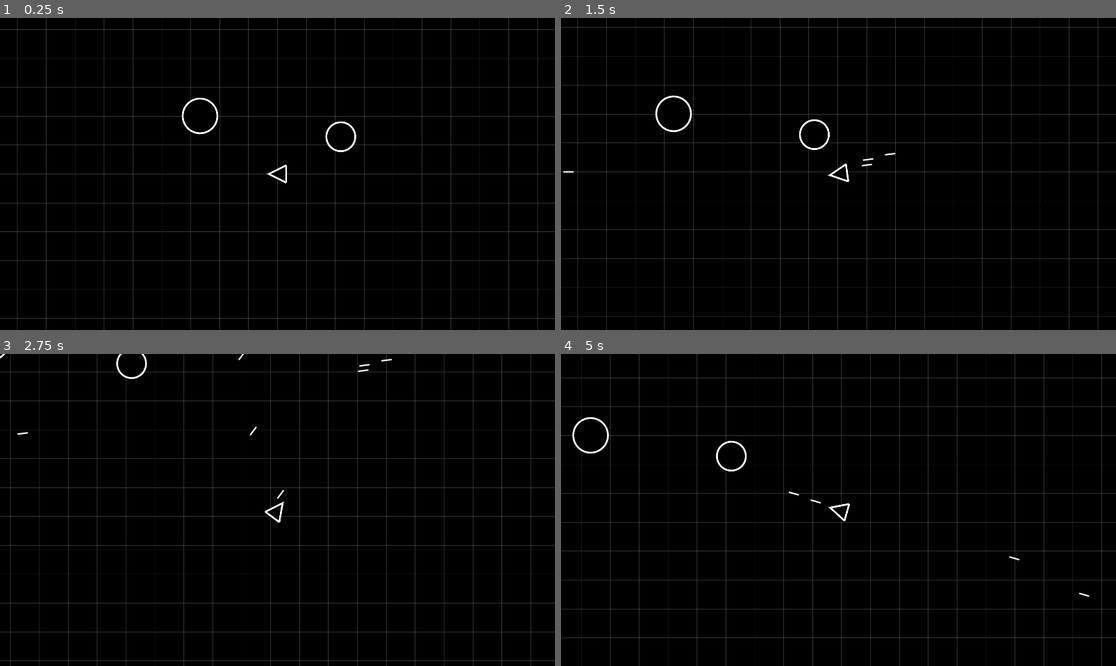
Above: before the commit, frames 1-4 (two rows, left to right).
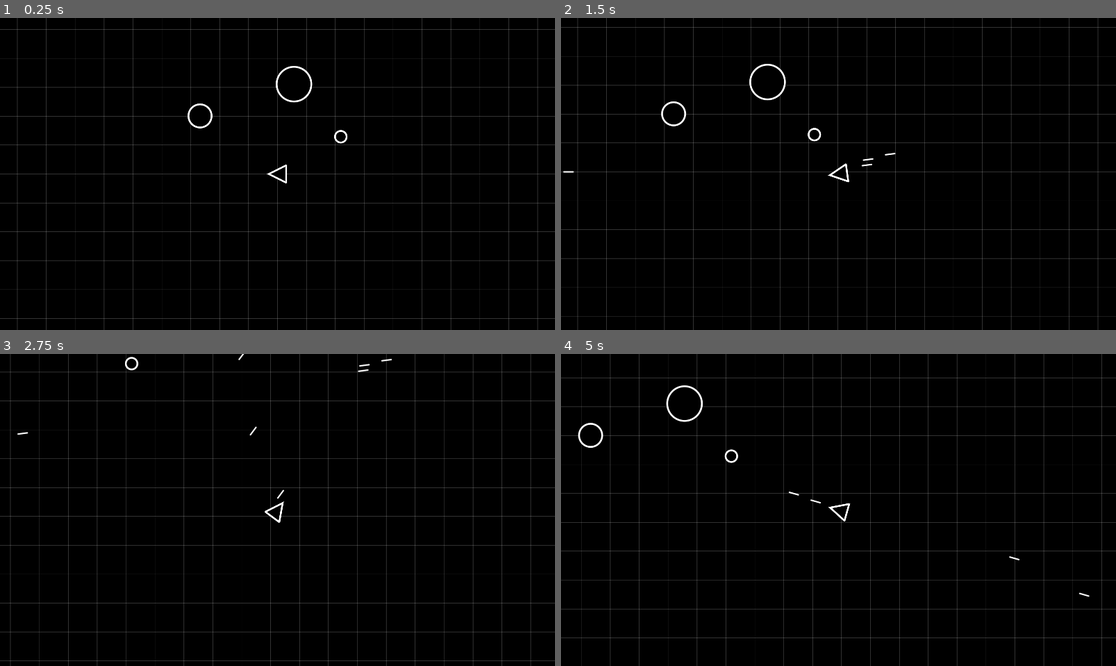
Above: after the commit, the same moments.

Repository: bleov/asteroids
Game: Godot game, scene res://Scenes/Game.tscn
Two runs of this game, one before a commit and one after it. Both use one fixed random seed, a clock stepped at 60 frames per second and the inputs below.
Inputs (mouse positions are in pixels of both pictures, inside the frame that each line leads up to):
- Up to frame 1 (0.25 s): no input
- Up to frame 2 (1.5 s): move the mouse to (960, 158) at 0.52 s; hold D (move_right) 0.53-1.28 s; hold Ctrl (fast) 0.53-1.28 s; move the mouse to (727, 189) at 1.27 s; hold S (move_down) from 1.28 s (still down); tap Shift (slow) at 1.35 s
- Up to frame 3 (2.75 s): move the mouse to (333, 441) at 2.02 s; release S (move_down) at 2.03 s; hold D (move_right) from 2.03 s (still down); hold Ctrl (fast) from 2.03 s (still down)
- Up to frame 4 (5 s): move the mouse to (810, 572) at 2.77 s; release D (move_right) at 2.78 s; release Ctrl (fast) at 2.78 s; hold W (move_up) 2.78-3.53 s; tap Shift (slow) at 2.85, 4.35 s; move the mouse to (1005, 556) at 3.52 s; hold Ctrl (fast) 3.53-4.28 s; hold A (move_left) from 3.53 s (still down); move the mouse to (672, 463) at 4.27 s

The runs differ from the first frame. In frame 1, 0.6% of the frame differs, in the area x 32-65%, y 15-54%; in frame 2, 0.6%; in frame 3, 0.2%; in frame 4, 0.6%, in the area x 2-53%, y 10-54%.

Commit message:
wip: enemy damage

Diff:
--- a/Scenes/Enemy.tscn
+++ b/Scenes/Enemy.tscn
@@ -5,8 +5,12 @@
 
 [node name="Enemy" type="Area2D" unique_id=408429015]
 script = ExtResource("1_m1htj")
+level = null
+health = null
 
 [node name="Draw" type="Node2D" parent="." unique_id=432656438]
 script = ExtResource("2_wovta")
 
 [node name="CollisionShape2D" type="CollisionShape2D" parent="." unique_id=691920890]
+
+[connection signal="area_entered" from="." to="." method="_on_area_entered"]
--- a/Scenes/Game.tscn
+++ b/Scenes/Game.tscn
@@ -31,7 +31,15 @@
 
 [node name="Enemy" parent="." unique_id=408429015 instance=ExtResource("4_kldst")]
 position = Vector2(219, -129)
+level = 1
+health = -1
 
 [node name="Enemy2" parent="." unique_id=1200176905 instance=ExtResource("4_kldst")]
 position = Vector2(-268, -201)
-size = 60
+level = 2
+health = -1
+
+[node name="Enemy3" parent="." unique_id=1620443575 instance=ExtResource("4_kldst")]
+position = Vector2(57, -311)
+level = 3
+health = -1
--- a/Scenes/Player.tscn
+++ b/Scenes/Player.tscn
@@ -12,6 +12,7 @@
 script = ExtResource("2_kyqiw")
 
 [node name="CollisionPolygon2D" type="CollisionPolygon2D" parent="." unique_id=1064097303]
+rotation = 3.1415927
 polygon = PackedVector2Array(0, -32, 31, 30, -31, 30)
 
 [node name="FireTimer" type="Timer" parent="." unique_id=1253680283]
--- a/Scripts/bounds.gd
+++ b/Scripts/bounds.gd
@@ -5,8 +5,8 @@
 
 @onready var rect = get_rect();
 
-func is_inside_bounds(position: Vector2):
-	return rect.has_point(position);
+func is_inside_bounds(pos: Vector2):
+	return rect.has_point(pos);
 
 func _draw():
 	for x in range(0, size.x, BOX_SIZE):
--- a/Scripts/bullet.gd
+++ b/Scripts/bullet.gd
@@ -2,6 +2,7 @@
 
 @onready var Bounds = get_parent().get_parent().get_node("Bounds");
 
+@export var type = "bullet";
 @export var velocity = Vector2.ZERO;
 var move_speed = 500;
 
--- a/Scripts/enemy.gd
+++ b/Scripts/enemy.gd
@@ -2,9 +2,25 @@
 
 @onready var collision = $CollisionShape2D;
 
-@export var size = 50;
+const BASE_SCALE = 20;
+const SCALE_FACTOR = 20;
+const BASE_HEALTH = 1;
+const HEALTH_SCALE_FACTOR = 5;
+
+@export var level = 1;
+@export var health = -1;
 
 func _ready():
+	var size = BASE_SCALE + ((level - 1) * SCALE_FACTOR);
 	var shape = CircleShape2D.new()
 	shape.radius = size;
 	collision.shape = shape;
+
+	health =  ((level - 1) * HEALTH_SCALE_FACTOR);
+	if (health == 0):
+		health = BASE_HEALTH;
+
+
+func _on_area_entered(area):
+	if ("type" in area && area.type == "bullet"):
+		queue_free();
--- a/Scripts/player.gd
+++ b/Scripts/player.gd
@@ -6,6 +6,7 @@
 @onready var Bounds = game.get_node("Bounds");
 @onready var Bullets = game.get_node("Bullets");
 
+@export var type = "player";
 @export var move_speed = 7;
 @export var velocity = Vector2.ZERO;
 
--- a/Scripts/player_draw.gd
+++ b/Scripts/player_draw.gd
@@ -13,5 +13,5 @@
 
 	draw_polygon(points, fill_colors);
 	draw_polyline(points, OUTLINE_COLOR, 5, true);
-	draw_line(Vector2(-SIZE, -SIZE), Vector2(SIZE, -SIZE), OUTLINE_COLOR, 5, true);
+	draw_line(Vector2(-SIZE - 1, -SIZE), Vector2(SIZE + 1, -SIZE), OUTLINE_COLOR, 5, true);
 	queue_redraw();
